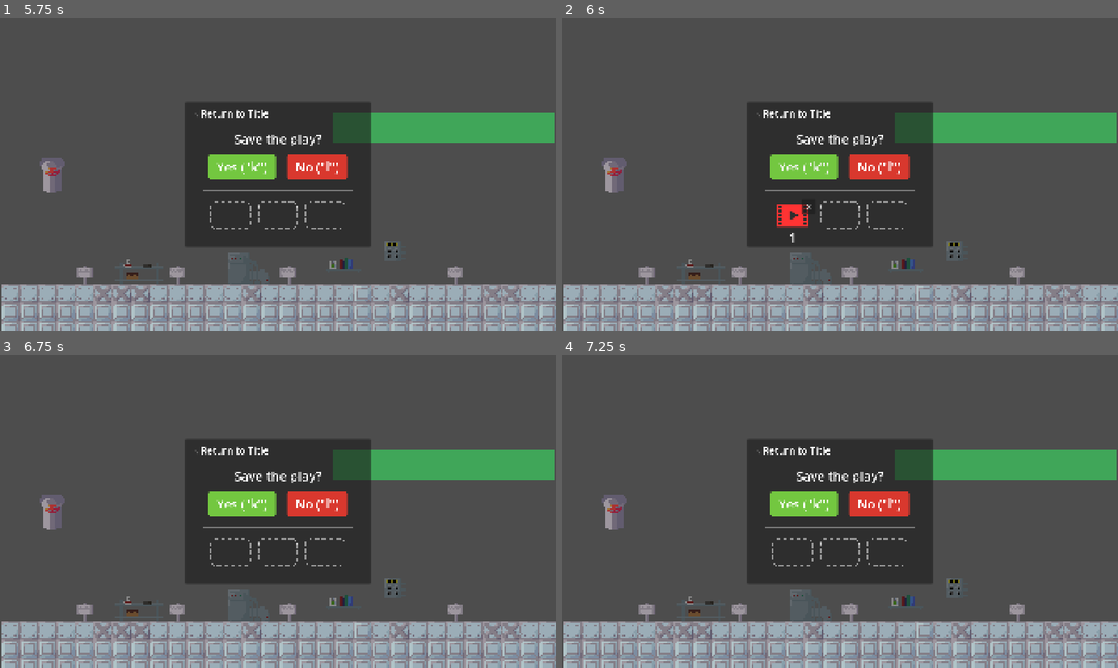
Above: before the commit, frames 1-4 (two rows, left to right).
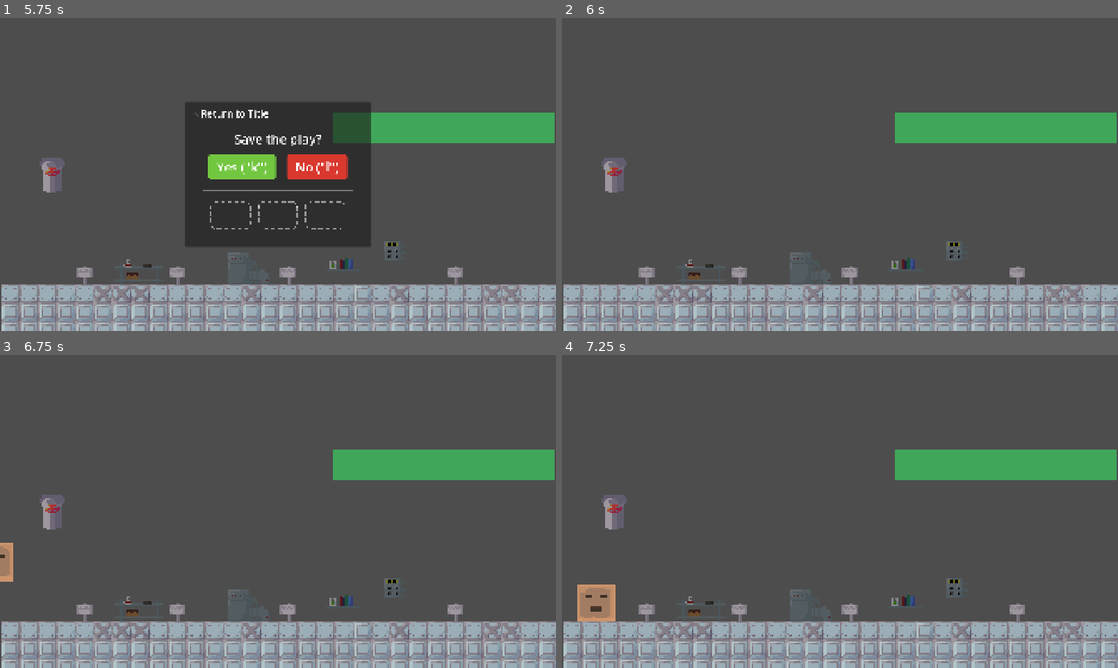
Above: after the commit, the same moments.

Repository: Tomatoguy1029/gamejam-2
Game: Godot game, scene res://scenes/Main.tscn
The game is run twice, just before and just after one commit, with the same random seed, the same clock (stepped at 60 frames per second) and the same inputs.
Inputs (mouse positions are in pixels of both pictures, inside the frame that each line leads up to):
- Up to frame 1 (5.75 s): click "Stage 1" at 0.5 s; tap Enter at 1.25 s; hold D (move_right) 1.28-2.78 s; tap L (discard_ghost) at 1.35, 2.85, 4.35 s; tap Space (jump) at 1.52, 2.27, 3.77, 4.52, 5.27 s; tap R (retry) at 2, 5 s; tap E (interact) at 2.1, 3.6, 5.1 s; hold A (move_left) 2.78-5.03 s; hold D (move_right) from 5.03 s (still down)
- Up to frame 2 (6 s): release D (move_right) at 5.75 s; click "Yes ('k')" at 5.75 s
- Up to frame 3 (6.75 s): click (244, 542) at 6.5 s, where only the run before the commit has a clickable "×"
- Up to frame 4 (7.25 s): no input

Frame 1 is identical in both runs. In frame 2, 15% of the frame differs, in the area x 33-67%, y 27-73%; in frame 3, 16%; in frame 4, 16%, in the area x 2-67%, y 27-86%.
Error before the commit: Invalid access to property or key 'rewind_started' on a base object of type 'Node (GameManager.gd)'. (res://src/scripts/ui/HUD.gd:33)

Commit message:
fixed GameManager.gd

Diff:
--- a/record/src/scripts/managers/GameManager.gd
+++ b/record/src/scripts/managers/GameManager.gd
@@ -21,6 +21,7 @@
 signal room_retried()
 signal tutorial_hint(label: String)
 signal stages_unlocked()
+signal rewind_started()
 signal cleared()
 signal next_stage_requested()
 signal return_to_title_requested()
@@ -31,6 +32,9 @@
 
 ## 全ステージ解放済みか（ステージ1クリアで true。永続化はしないので起動ごとにリセット）
 var all_stages_unlocked: bool = false
+
+## 初回保存の長い巻き戻し演出を再生済みか（永続化なし・起動ごとにリセット）
+var first_rewind_played: bool = false
 
 ## 全ステージを解放する（ステージ1クリア時に呼ぶ）
 func unlock_all_stages() -> void:
